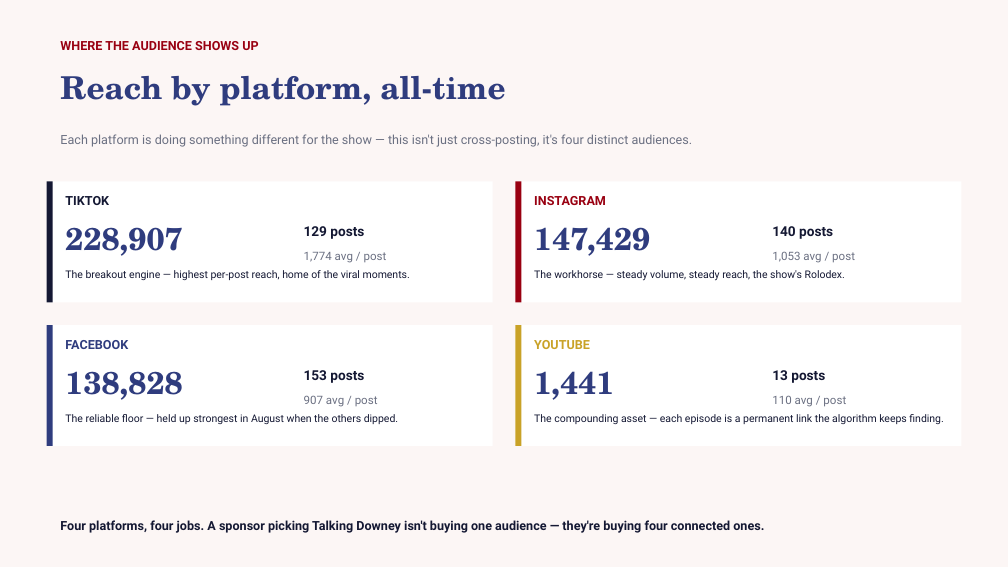
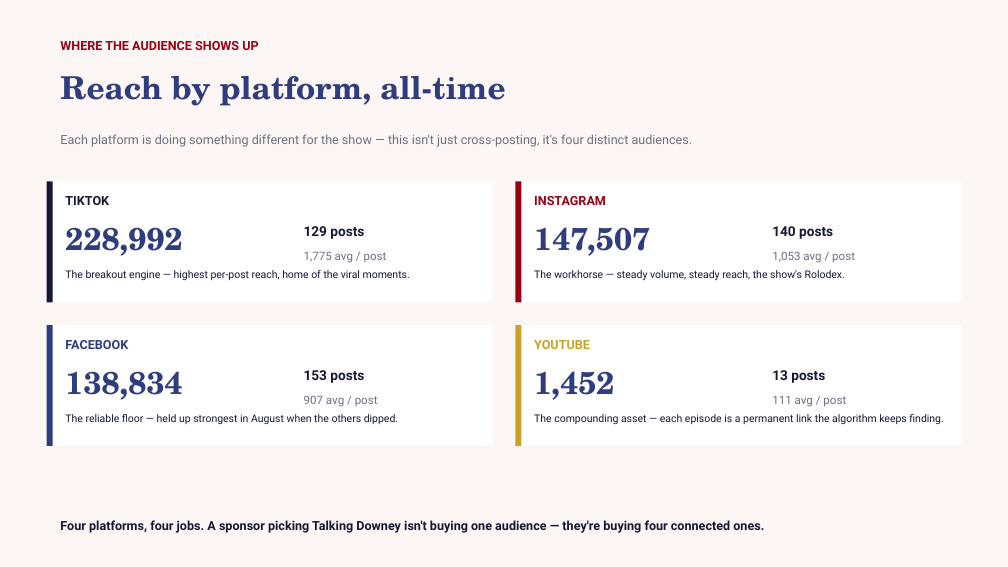
Before and after one commit to zvmmer/talking-downey-kpis, a slide deck: slide 6 of STATE_OF_THE_SHOW.pptx. Drawn at 1008x567 pixels with LibreOffice and Linux fonts; fonts in the diff are those of the drawing. Boxes give left, top, right and bottom in pixels: in the first picture for what was removed or moved away, otherwise in the second. Text is boxed around its words. In the diff, an @@ line names an element or a change of style, - is before the commit and + after.

```diff
--- a/STATE_OF_THE_SHOW.pptx
+++ b/STATE_OF_THE_SHOW.pptx
@@ text at [65, 227, 182, 256]: text changed @@
-228,907
+228,992
@@ text at [534, 227, 650, 256]: text changed @@
-147,429
+147,507
@@ text at [304, 252, 387, 263]: text changed @@
-1,774 avg / post
+1,775 avg / post
@@ text at [65, 371, 182, 400]: text changed @@
-138,828
+138,834
@@ text at [534, 371, 614, 400]: text changed @@
-1,441
+1,452
@@ text at [772, 396, 846, 407]: text changed @@
-110 avg / post
+111 avg / post
```
Also in this commit, not shown: 4 other slides changed, 5 other files.
